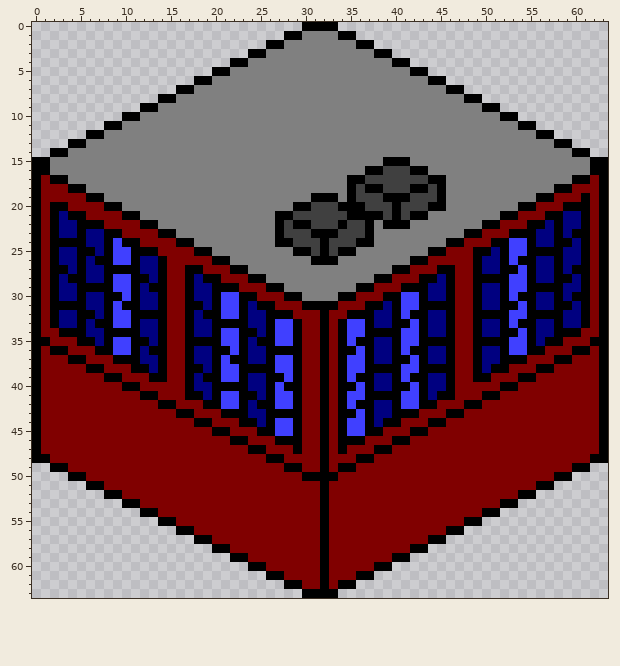
Two versions of one pixel-art sprite, Super Team Wars.gmx/sprites/images/TempBuilding_0.png. Above is the file before it was changed.
The file is 256x256 pixels, drawn in blocks of 4x4; one block is one cell here. Pixels under 10% opacity are left out.
The same view after the edit:
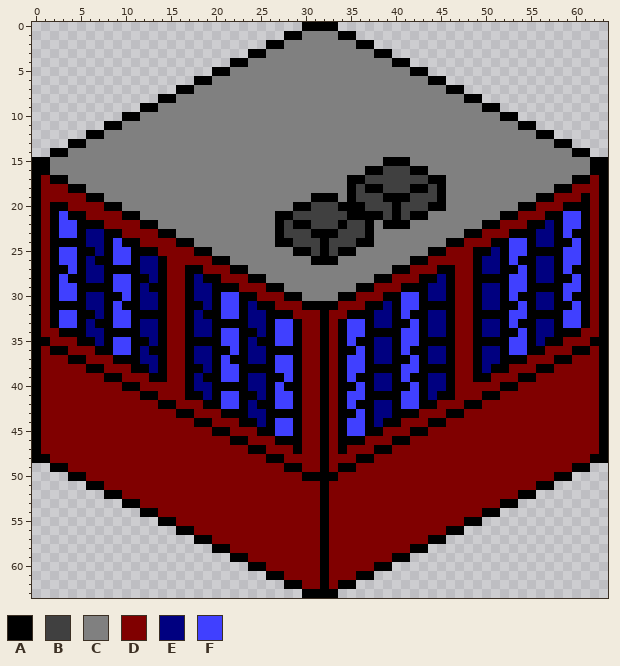
Palette (. is transparent): A #000000  B #404040  C #808080  D #800000  E #000080  F #4040ff
The edit:
{"y":21,"x":3,"old":"E","new":"F"}
{"y":21,"x":59,"old":"EE","new":"FF"}
{"y":22,"x":3,"old":"EE","new":"FF"}
{"y":22,"x":59,"old":"EE","new":"FF"}
{"y":23,"x":3,"old":"EE","new":"FF"}
{"y":23,"x":59,"old":"E","new":"F"}
{"y":24,"x":60,"old":"E","new":"F"}
{"y":25,"x":3,"old":"EE","new":"FF"}
{"y":25,"x":59,"old":"EE","new":"FF"}
{"y":26,"x":3,"old":"EE","new":"FF"}
{"y":26,"x":59,"old":"EE","new":"FF"}
{"y":27,"x":4,"old":"E","new":"F"}
{"y":27,"x":59,"old":"E","new":"F"}
{"y":28,"x":3,"old":"E","new":"F"}
{"y":28,"x":60,"old":"E","new":"F"}
{"y":29,"x":3,"old":"EE","new":"FF"}
{"y":29,"x":59,"old":"EE","new":"FF"}
{"y":30,"x":3,"old":"EE","new":"FF"}
{"y":30,"x":59,"old":"E","new":"F"}
{"y":31,"x":60,"old":"E","new":"F"}
{"y":32,"x":3,"old":"EE","new":"FF"}
{"y":32,"x":59,"old":"EE","new":"FF"}
{"y":33,"x":3,"old":"EE","new":"FF"}
{"y":33,"x":59,"old":"EE","new":"FF"}
{"label":"changed","picture_box":[59,211,77,328]}
{"label":"changed","picture_box":[563,211,581,328]}
